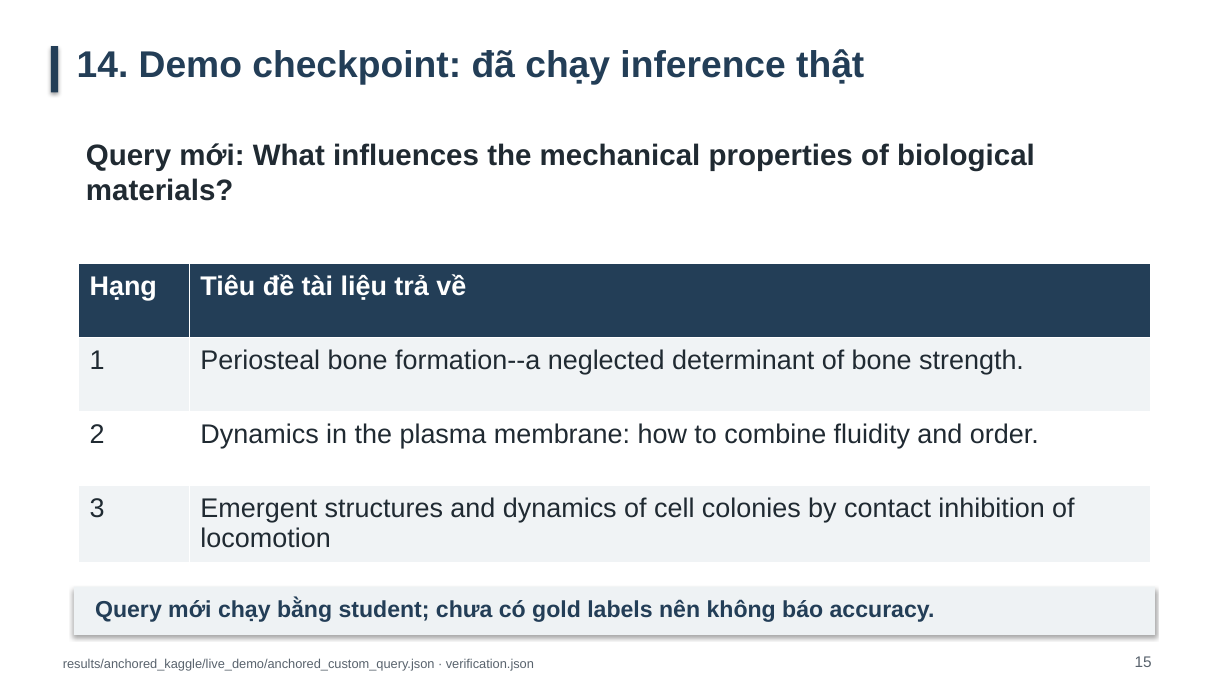
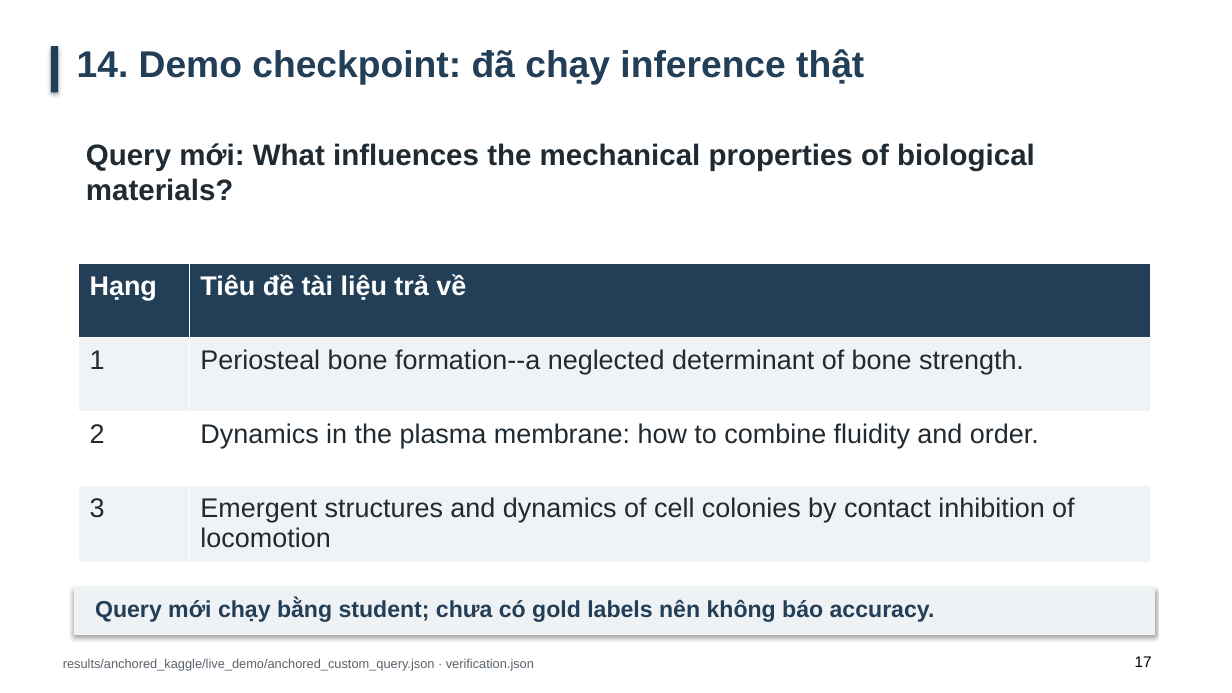
Before and after one commit to lequangduccode/tpour-trpo-experiments, a slide deck: slide 17 of reports/presentation_final/Slide_thuyet_trinh_TPOUR_TRPO_cap_nhat.pptx (slide 15 before the commit). Drawn at 1232x693 pixels with LibreOffice and Linux fonts; fonts in the diff are those of the drawing. Boxes give left, top, right and bottom in pixels: in the first picture for what was removed or moved away, otherwise in the second. Text is boxed around its words. In the diff, an @@ line names an element or a change of style, - is before the commit and + after.

```diff
--- a/reports/presentation_final/Slide_thuyet_trinh_TPOUR_TRPO_cap_nhat.pptx
+++ b/reports/presentation_final/Slide_thuyet_trinh_TPOUR_TRPO_cap_nhat.pptx
@@ text at [1135, 656, 1152, 667]: text changed; text colour #59636D to #000000 @@
-15
+17
```
Also in this commit, not shown: 22 other slides changed, 4 slides added, 27 other files.
